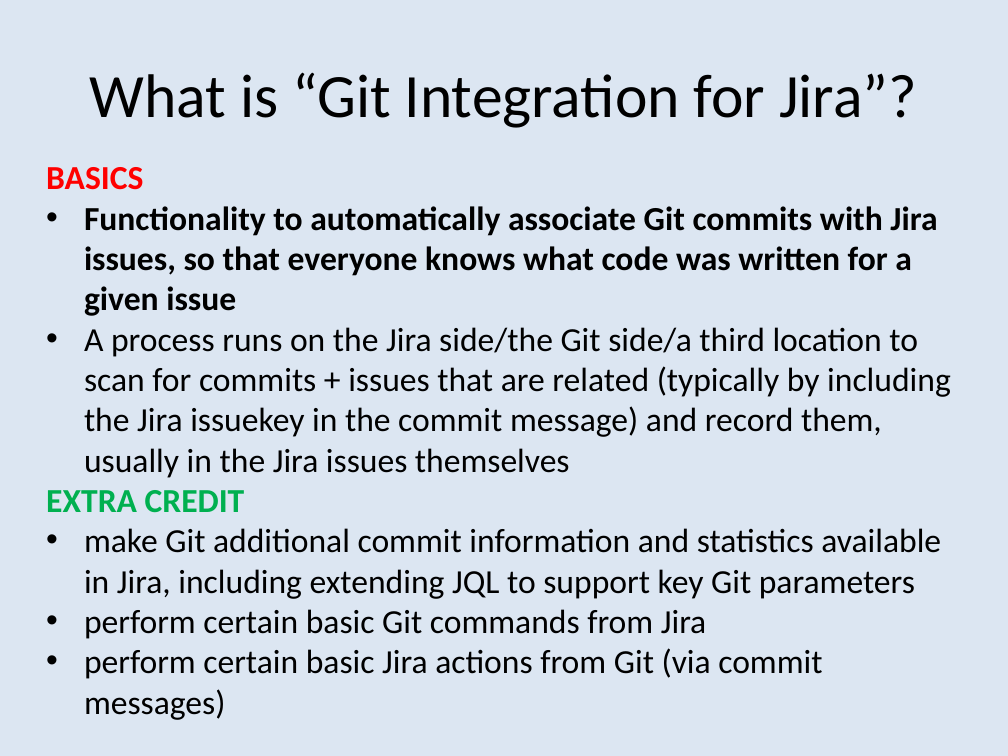
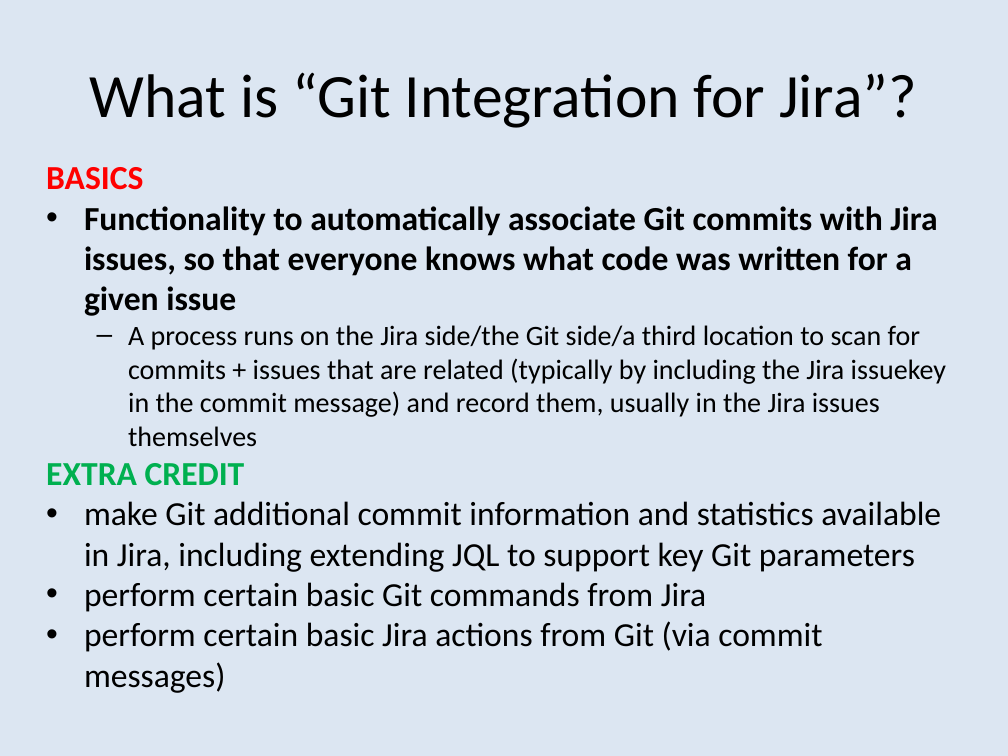
Before and after one commit to bobk/jirapresentations, a slide deck: slide 2 of Git Integration Options for Jira.pptx. Drawn at 1008x756 pixels with LibreOffice and Linux fonts; fonts in the diff are those of the drawing. Boxes give left, top, right and bottom in pixels: in the first picture for what was removed or moved away, otherwise in the second. Text is boxed around its words. In the diff, an @@ line names an element or a change of style, - is before the commit and + after.

```diff
--- a/Git Integration Options for Jira.pptx
+++ b/Git Integration Options for Jira.pptx
@@ text at box(128, 325, 946, 447): size 24 to 20 pt in "A process runs on the Jira side/the ..."; bullet • to –; list level 1 to 2 in "A process runs on the ..." @@
```
Also in this commit, not shown: 6 other slides changed.
